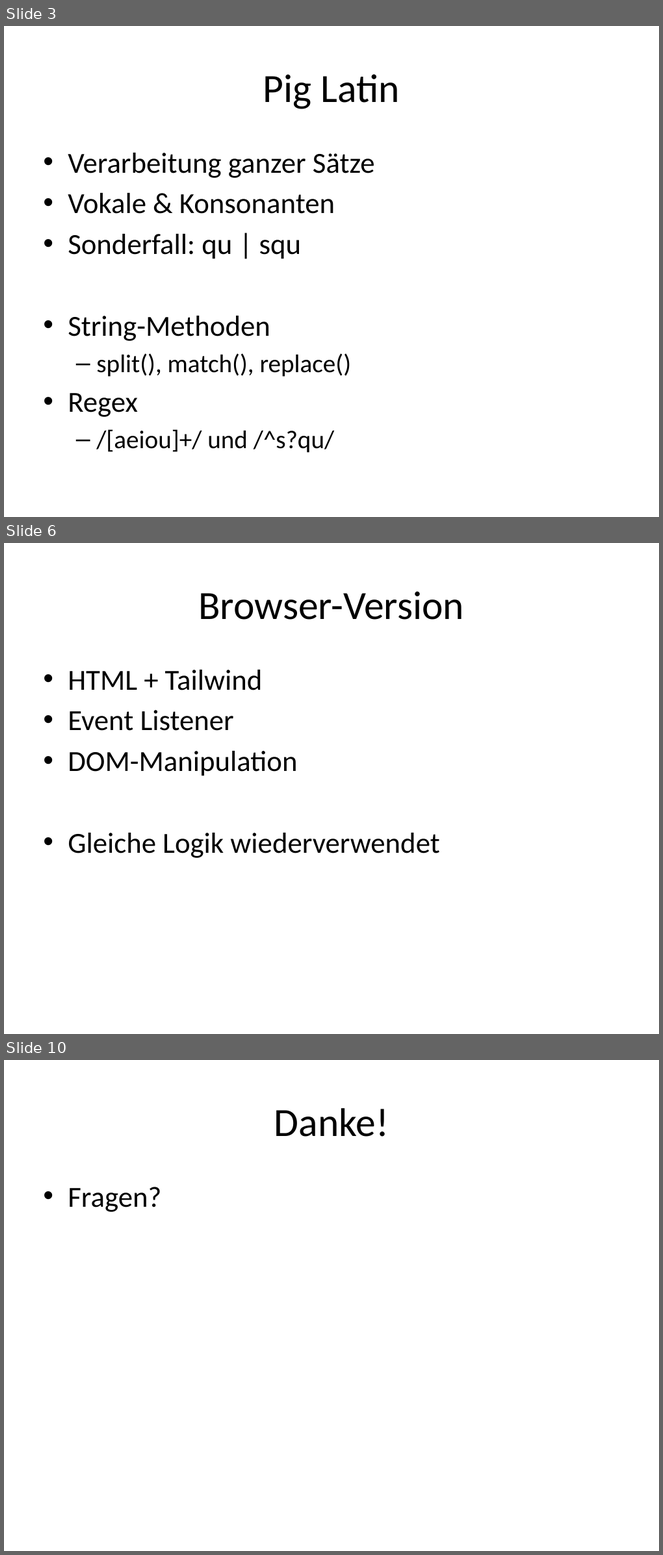
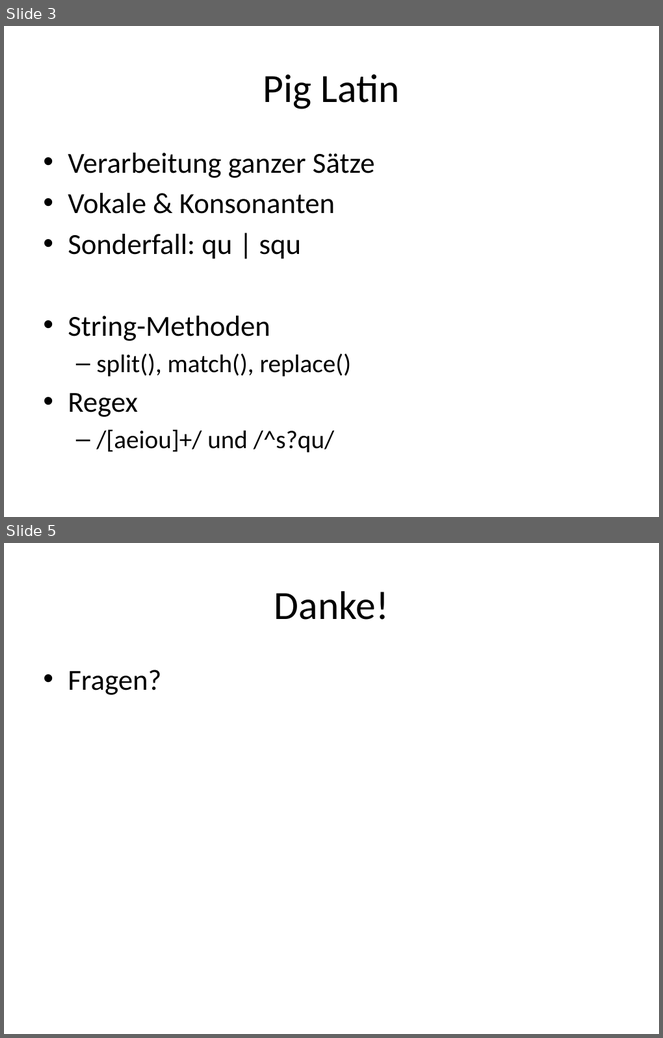
Before and after one commit to qgong-its/com.wbs.nodejs, a slide deck: docs/presentation_de.pptx. Shown one above the other, each under a label of ours: slides 3, 6 and 10 before the commit, slides 3 and 5 after it; the slides between them are not shown. The pictures are 663x1555 and 663x1038 pixels, drawn with LibreOffice and Linux fonts; fonts in the diff are those of the drawing. Boxes give left, top, right and bottom in pixels: in the first picture for what was removed or moved away, otherwise in the second. Text is boxed around its words. In the diff, an @@ line names an element or a change of style, - is before the commit and + after.

```diff
--- a/docs/presentation_de.pptx
+++ b/docs/presentation_de.pptx
@@ slide 6 removed at [4,543,659,1034], background #FFFFFF @@
@@ title removed at [198,591,464,620] @@
-Browser-Version
@@ text removed at [68,670,440,858] @@
-• HTML + Tailwind
-• Event Listener
-• DOM-Manipulation
-• Gleiche Logik wiederverwendet
@@ what was slide 10 is now slide 5 @@
```
Also in this commit, not shown: 2 slides changed, 4 other slides removed.
